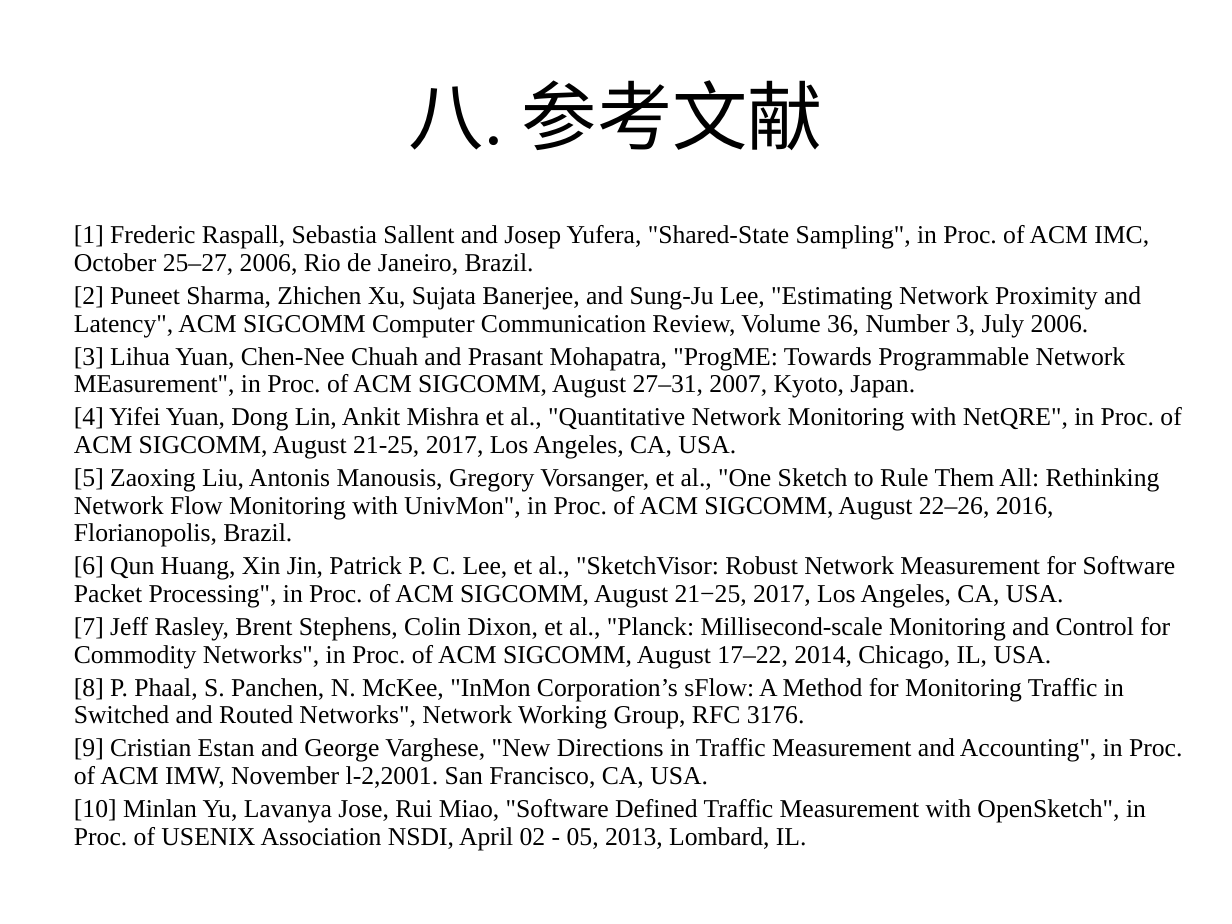
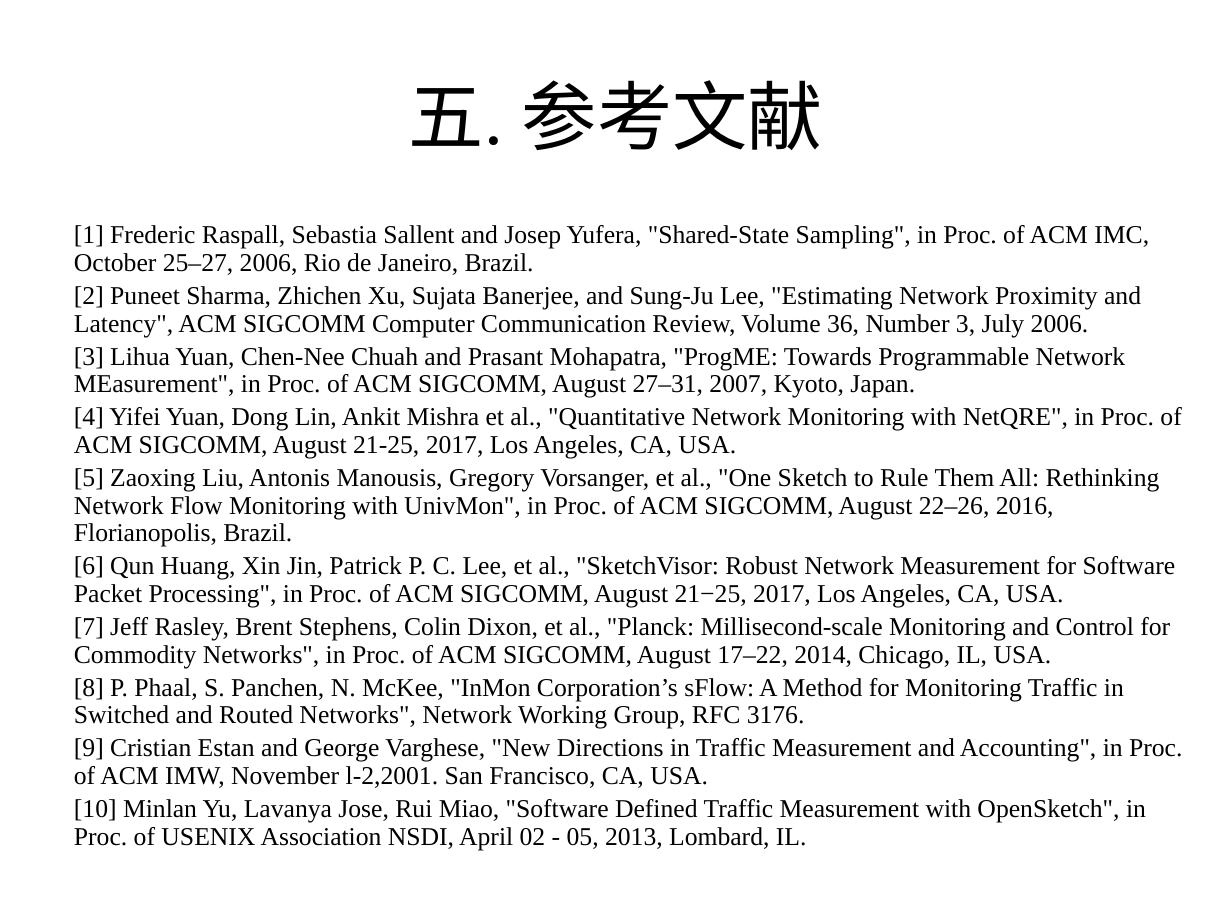
Before and after one commit to xinshengzzy/thesis_proposal, a slide deck: slide 50 of 赵宗义-博士生开题报告-2018年秋.pptx (slide 16 before the commit). Drawn at 1232x924 pixels with LibreOffice and Linux fonts; fonts in the diff are those of the drawing. Boxes give left, top, right and bottom in pixels: in the first picture for what was removed or moved away, otherwise in the second. Text is boxed around its words. In the diff, an @@ line names an element or a change of style, - is before the commit and + after.

```diff
--- a/赵宗义-博士生开题报告-2018年秋.pptx
+++ b/赵宗义-博士生开题报告-2018年秋.pptx
@@ title at (409,80,823,150): text changed @@
-八. 参考文献
+五. 参考文献
```
Also in this commit, not shown: 7 other slides changed, 42 slides added, 13 slides removed, 18 other files.
